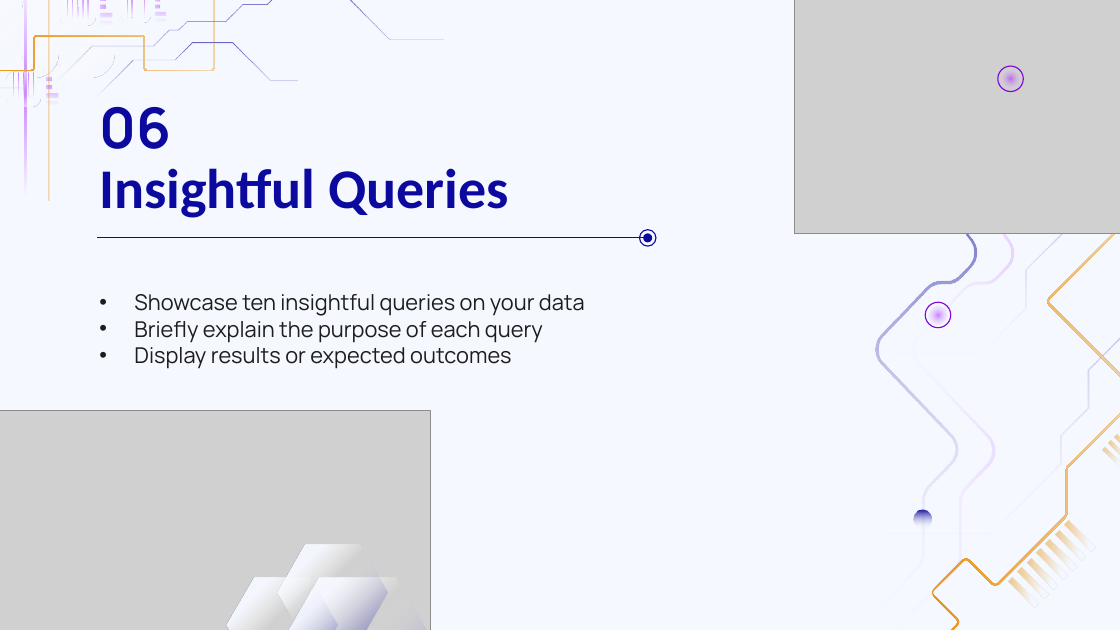
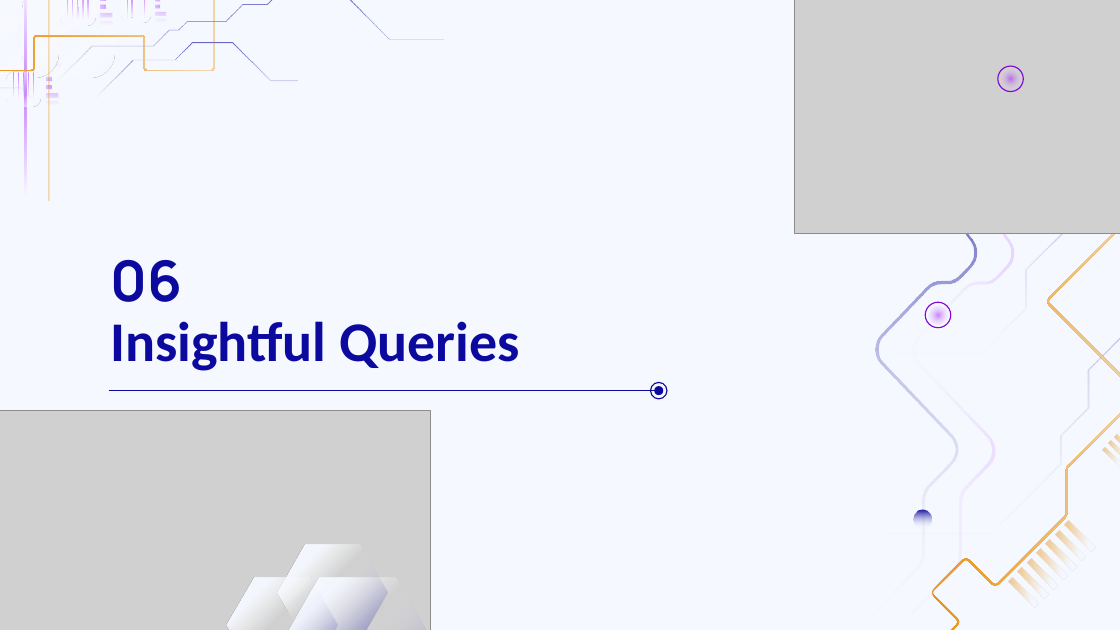
Before and after one commit to MarcoGasparini00/DataCrafters, a slide deck: slide 17 of presentation/DB2.pptx. Drawn at 1120x630 pixels with LibreOffice and Linux fonts; fonts in the diff are those of the drawing; grey boxes stand for pictures. Boxes give left, top, right and bottom in pixels: in the first picture for what was removed or moved away, otherwise in the second. Text is boxed around its words. In the diff, an @@ line names an element or a change of style, - is before the commit and + after.

```diff
--- a/presentation/DB2.pptx
+++ b/presentation/DB2.pptx
@@ subtitle removed at (x1=134, y1=294, x2=585, y2=369) @@
-• Showcase ten insightful queries on your data
-• Briefly explain the purpose of each query
-• Display results or expected outcomes
@@ ellipse moved from (x1=640, y1=230, x2=656, y2=246) to (x1=651, y1=382, x2=668, y2=399) @@
@@ 2 titles, 1 line, 1 ellipse moved together from (x1=97, y1=107, x2=652, y2=242) to (x1=109, y1=260, x2=663, y2=395) @@
```
Also in this commit, not shown: 9 other slides changed, 7 slides added, 1 slide removed.
